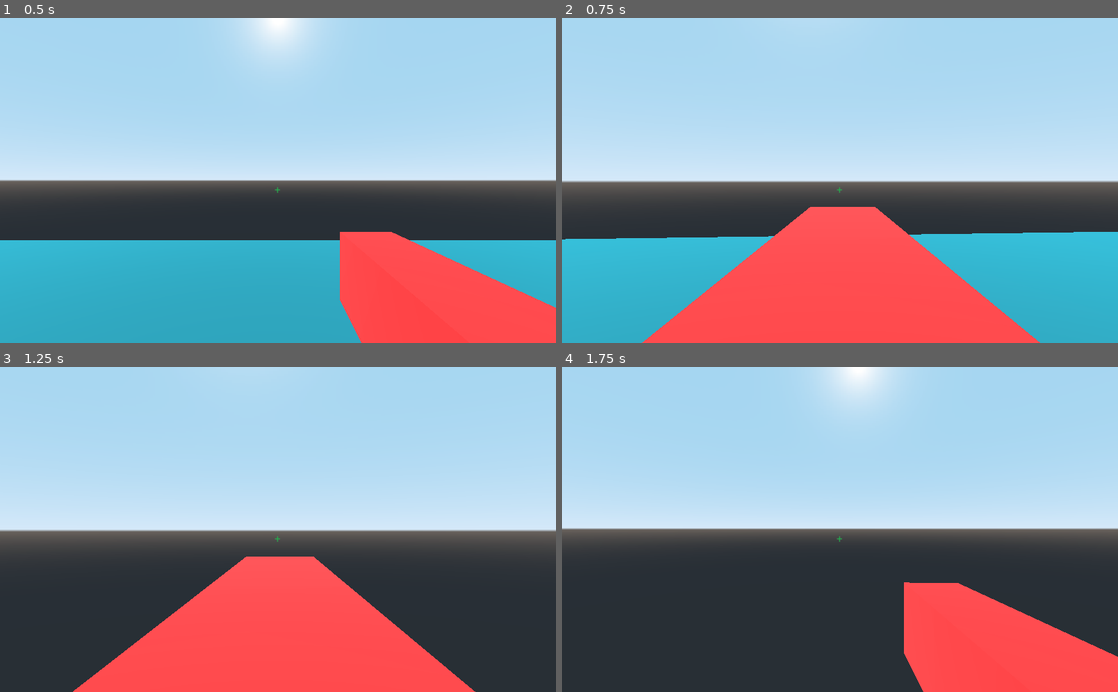
Above: before the commit, frames 1-4 (two rows, left to right).
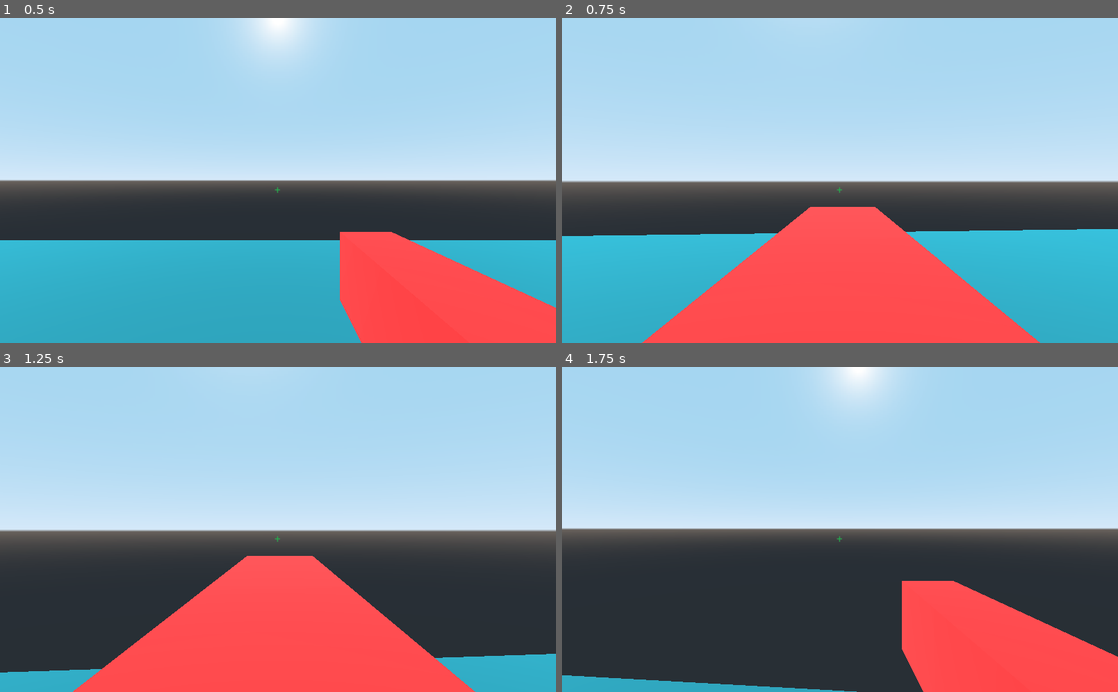
Above: after the commit, the same moments.

Repository: SajawalHassan/Shooting_game
Game: Godot game, scene res://World/World.tscn
Same seed, same stepped clock (60 frames per second), same inputs: the game is played once before the commit and once after it.
Inputs (mouse positions are in pixels of both pictures, inside the frame that each line leads up to):
- Up to frame 1 (0.5 s): no input
- Up to frame 2 (0.75 s): move the mouse to (867, 180) at 0.52 s; hold W (move_forward) from 0.53 s (still down); hold Right mouse button (ADS_fire) from 0.53 s (still down)
- Up to frame 3 (1.25 s): keep holding W (move_forward); keep holding Right mouse button (ADS_fire); tap Space (jump) at 0.77, 1.07 s; click (305, 529) at 0.8 s
- Up to frame 4 (1.75 s): keep holding W (move_forward); move the mouse to (812, 529) at 1.27 s; release Right mouse button (ADS_fire) at 1.28 s; click (812, 529) at 1.35 s; tap Space (jump) at 1.52 s; tap Ctrl (sprint) at 1.55 s

Frame 1 is identical in both runs. In frame 2, 0.7% of the frame differs, in the area x 0-100%, y 64-69%; in frame 3, 3.1%, in the area x 0-100%, y 58-100%; in frame 4, 1.5%.

Commit message:
Added a projectile weapon

Diff:
--- a/Actual_shooting_game/Enemy/Enemy.gd
+++ b/Actual_shooting_game/Enemy/Enemy.gd
@@ -1,4 +1,4 @@
-extends RigidBody
+extends KinematicBody
 
 var health = 100
 
--- a/Actual_shooting_game/Enemy/Enemy.tscn
+++ b/Actual_shooting_game/Enemy/Enemy.tscn
@@ -14,7 +14,7 @@
 radius = 0.5
 height = 1.5
 
-[node name="Enemy" type="RigidBody" groups=[
+[node name="Enemy" type="KinematicBody" groups=[
 "Enemy",
 ]]
 script = ExtResource( 1 )
--- a/Actual_shooting_game/Player/Hand.gd
+++ b/Actual_shooting_game/Player/Hand.gd
@@ -2,9 +2,9 @@
 
 const ADS_LERP = 20
 
-export var camera_path : NodePath
 var camera : Camera
 
+export var camera_path : NodePath
 export var default_position : Vector3
 export var ads_position : Vector3
 
@@ -22,6 +22,8 @@
 		 ADS_LERP * delta)
 		camera.fov = lerp(camera.fov, fview["ADS"], ADS_LERP * delta)
 
+
+
 	else:
 		transform.origin = transform.origin.linear_interpolate(default_position,
 		 ADS_LERP * delta)
--- a/Actual_shooting_game/Player/Player.gd
+++ b/Actual_shooting_game/Player/Player.gd
@@ -1,4 +1,6 @@
 extends KinematicBody
+
+const ADS_SPEED = 5
 
 # Movement variables
 var speed = 10
@@ -28,14 +30,15 @@
 var shoot_damage = 40
 
 onready var head = $Head
+onready var camera = $Head/Camera
 
 onready var raycast = $Head/Camera/RayCast
-
 onready var anim_player = $Head/Camera/AnimationPlayer
 
-onready var camera = $Head/Camera
+onready var gun_cam = $Head/Camera/ViewportContainer/Viewport/GunCam
 
-onready var gun_cam = $Head/Camera/ViewportContainer/Viewport/GunCam
+onready var bullet = preload("res://Weapons/Bullet.tscn")
+onready var muzzle = $Head/Camera/Hand/Gun/Muzzle
 
 # To set the mouse invisible
 func _ready():
@@ -48,30 +51,43 @@
 		head.rotate_x(deg2rad(-event.relative.y * mouse_sensitivity))
 		head.rotation.x = clamp(head.rotation.x, deg2rad(-mouse_pitch), deg2rad(mouse_pitch))
 
+	if Input.is_action_pressed("ADS_fire"):
+		speed = ADS_SPEED
+		sprint_speed = ADS_SPEED
+
+	else:
+		speed = 10
+		sprint_speed = 15
 
 # To exit
 func _unhandled_input(event):
 	if Input.is_action_just_pressed("exit"):
 		get_tree().quit()
 
+# Double jump (mainly)
 func _process(delta):
 	if is_on_floor():
 		jump_num = 0
+
 
 	gun_cam.global_transform = camera.global_transform
 
 
 # Firing by checking if the raycast is colliding with an enemy
 func fire():
-	if Input.is_action_pressed("fire"):
+	if Input.is_action_just_pressed("fire"):
 		if !anim_player.is_playing():
 			if raycast.is_colliding():
-				var target = raycast.get_collider()
-				if target.is_in_group("Enemy"):
-					target.health -= shoot_damage
-		anim_player.play("fire")
-	else:
-		anim_player.stop()
+				var b = bullet.instance()
+				muzzle.add_child(b)
+				b.look_at(raycast.get_collision_point(), Vector3.UP)
+				b.shoot = true
+#				var target = raycast.get_collider()
+#				if target.is_in_group("Enemy"):
+#					target.health -= shoot_damage
+				anim_player.play("fire")
+			else:
+				anim_player.stop()
 
 
 
--- a/Actual_shooting_game/Player/Player.tscn
+++ b/Actual_shooting_game/Player/Player.tscn
@@ -39,7 +39,7 @@
 
 [node name="RayCast" type="RayCast" parent="Head/Camera"]
 enabled = true
-cast_to = Vector3( 0, 0, -1000 )
+cast_to = Vector3( 0, 0, -2000 )
 
 [node name="Hand" type="Spatial" parent="Head/Camera"]
 transform = Transform( 0.999962, 0, -0.00872654, 0, 1, 0, 0.00872654, 0, 0.999962, 0.503, -0.321, -0.35 )
@@ -50,6 +50,9 @@
 
 [node name="Gun" parent="Head/Camera/Hand" instance=ExtResource( 4 )]
 layers = 2
+
+[node name="Muzzle" type="Spatial" parent="Head/Camera/Hand/Gun"]
+transform = Transform( 1, 0, 0, 0, 1, 0, 0, 0, 1, -0.00865328, 0, -0.991569 )
 
 [node name="AnimationPlayer" type="AnimationPlayer" parent="Head/Camera"]
 anims/fire = SubResource( 2 )
--- /dev/null
+++ b/Actual_shooting_game/Weapons/Bullet.gd
@@ -0,0 +1,20 @@
+extends RigidBody
+
+var shoot = false
+
+const DAMAGE = 50
+const SPEED = 10
+
+func _ready():
+	set_as_toplevel(true)
+
+func _physics_process(delta):
+	if shoot:
+		apply_impulse(transform.basis.z, -transform.basis.z * SPEED)
+
+func _on_Area_body_entered(body):
+	if body.is_in_group("Enemy"):
+		body.health -= DAMAGE
+		queue_free()
+	else:
+		queue_free()
--- /dev/null
+++ b/Actual_shooting_game/Weapons/Bullet.tscn
@@ -0,0 +1,39 @@
+[gd_scene load_steps=6 format=2]
+
+[ext_resource path="res://Weapons/Bullet.gd" type="Script" id=1]
+
+[sub_resource type="CapsuleShape" id=1]
+radius = 0.03
+height = 0.0144598
+
+[sub_resource type="SpatialMaterial" id=2]
+albedo_color = Color( 0.545098, 0.109804, 0.109804, 1 )
+
+[sub_resource type="CapsuleMesh" id=3]
+material = SubResource( 2 )
+radius = 0.03
+mid_height = 0.01
+
+[sub_resource type="CapsuleShape" id=4]
+radius = 0.04
+height = 0.00686156
+
+[node name="Bullet" type="RigidBody"]
+collision_layer = 0
+gravity_scale = 0.0
+script = ExtResource( 1 )
+
+[node name="CollisionShape" type="CollisionShape" parent="."]
+shape = SubResource( 1 )
+
+[node name="MeshInstance" type="MeshInstance" parent="."]
+mesh = SubResource( 3 )
+material/0 = null
+
+[node name="Area" type="Area" parent="."]
+collision_layer = 0
+
+[node name="CollisionShape" type="CollisionShape" parent="Area"]
+shape = SubResource( 4 )
+
+[connection signal="body_entered" from="Area" to="." method="_on_Area_body_entered"]
--- a/Actual_shooting_game/World/World.tscn
+++ b/Actual_shooting_game/World/World.tscn
@@ -130,7 +130,7 @@
 [node name="Enemy3" parent="." instance=ExtResource( 3 )]
 transform = Transform( 1, 0, 0, 0, 1, 0, 0, 0, 1, -5.84547, 1.52898, -27.2788 )
 
-[node name="Wall" type="StaticBody" parent="."]
+[node name="Wall" type="RigidBody" parent="."]
 transform = Transform( 1, 0, 0, 0, 1, 0, 0, 0, 1, 17.8323, 10.6728, 0 )
 
 [node name="MeshInstance" type="MeshInstance" parent="Wall"]
